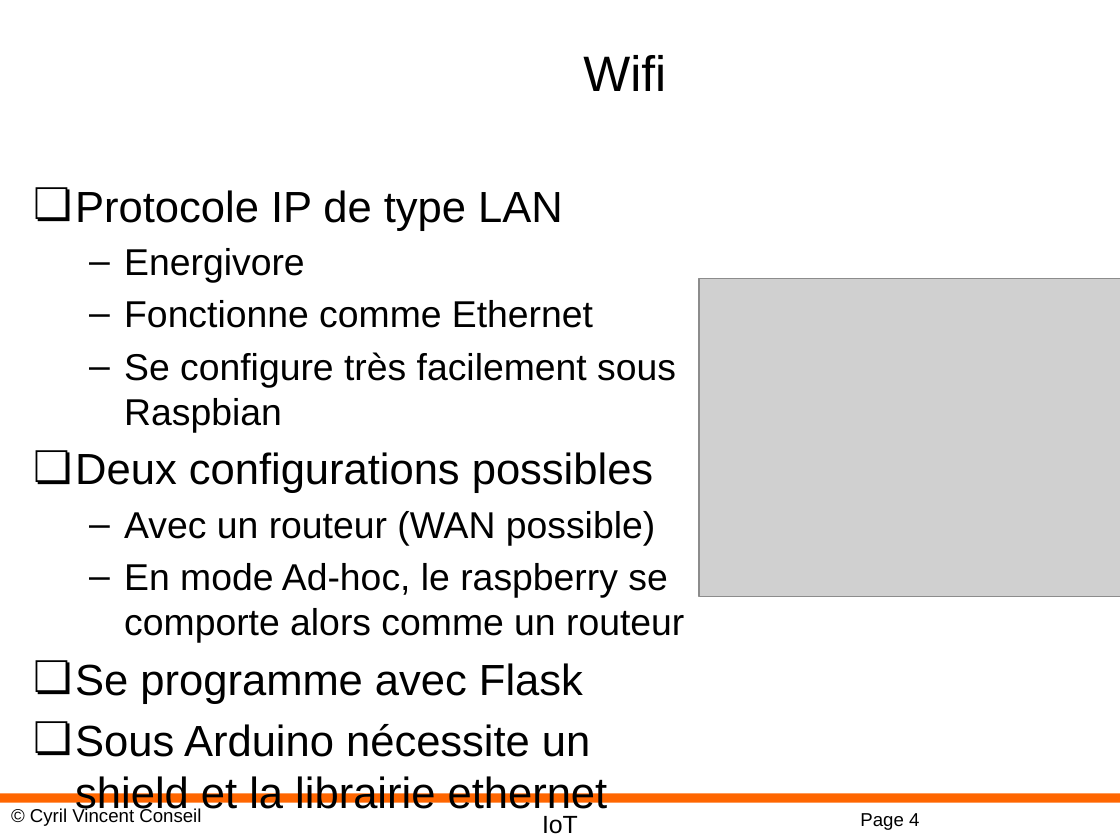
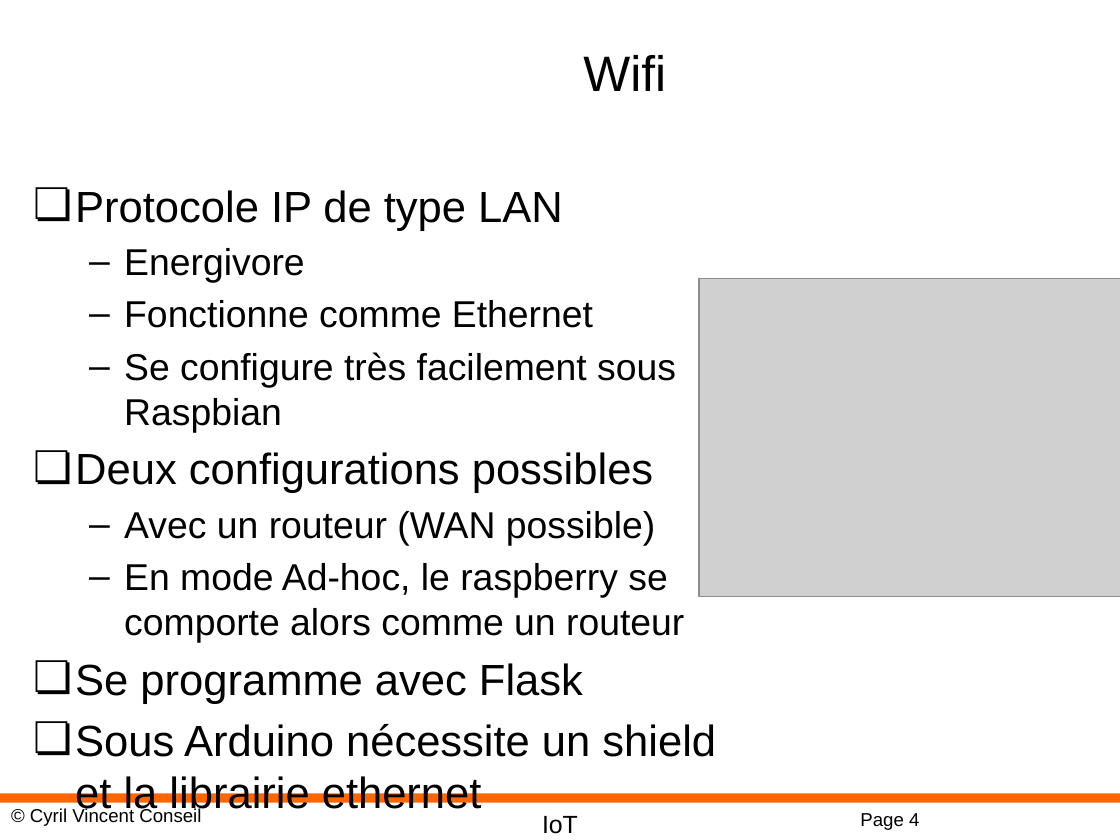
Before and after one commit to cyrilvincent/IoT, a slide deck: slide 4 of ppt/IoT09-Wireless.pptx. Drawn at 1120x840 pixels with LibreOffice and Linux fonts; fonts in the diff are those of the drawing; grey boxes stand for pictures; background and template pictures are left out. Boxes give left, top, right and bottom in pixels: in the first picture for what was removed or moved away, otherwise in the second. Text is boxed around its words. In the diff, an @@ line names an element or a change of style, - is before the commit and + after.

```diff
--- a/ppt/IoT09-Wireless.pptx
+++ b/ppt/IoT09-Wireless.pptx
@@ text "Protocole IP de type LAN" rewrapped from [75,190,684,817] to [75,190,716,817] @@
```
Also in this commit, not shown: 8 other files.
